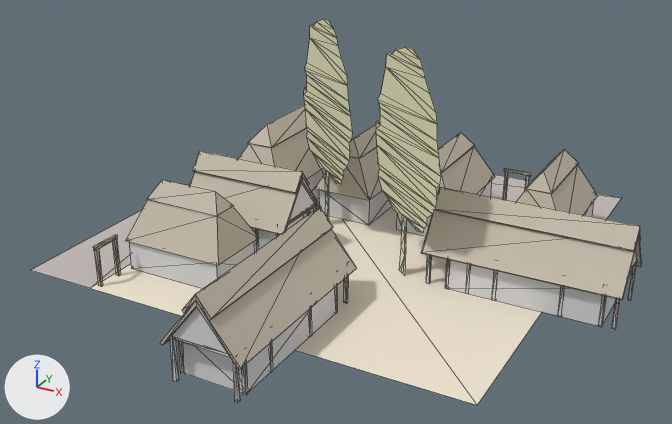
The OBJ model assets/stl_export/rr1r.obj, before and after one commit.
One viewpoint serves both versions: a 50 mm lens placed at (27.3, -51.8, 27.1), pointed at (1.6, -5.0, 3.7). Every picture has the same lights, and +X, +Y and +Z are marked at lower left. The first picture is the older version. Mesh edges are drawn as thin lines. Where no turn or scale is listed for an object, it has been applied to the vertices. Vertices at exactly the same position are counted once.

Names of what the first picture shows: 'rr1r'.
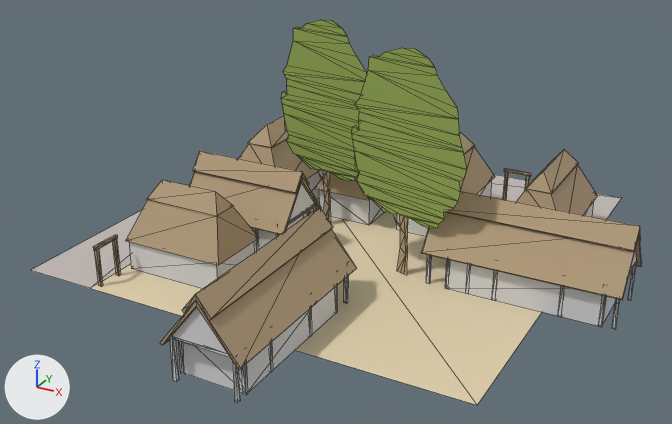
Changed parts and their boxes (x1, y1, x2, y2) in the pictures (672 x 424 px; the box of a moved part takes in the faces that stretch with it):
'rr1r', recoloured, reshaped (pale yellow to beige)
    before: (31, 19, 642, 405)
    after: (31, 20, 642, 405)
part 1 of me_rr1r, moved or reshaped
    before: (304, 19, 441, 275)
    after: (91, 20, 542, 405)
part 2 of me_rr1r, moved or reshaped
    before: (503, 168, 531, 200)
    after: (319, 170, 406, 274)
part 3 of me_rr1r, moved or reshaped
    before: (93, 235, 121, 287)
    after: (394, 172, 530, 275)
part 4 of me_rr1r, moved or reshaped (not visible afterwards)
    before: (91, 198, 542, 405)
part 5 of me_rr1r, recoloured
    before: (305, 70, 346, 169)
    after: (95, 169, 531, 250)
part 6 of me_rr1r, recoloured
    before: (311, 19, 441, 272)
    after: (283, 20, 467, 229)

What changed in the scene script:
```text
Change mat_straw:
    mat_straw.base_color: (0.569, 0.514, 0.42) -> (0.447, 0.333, 0.204)  # light grey #c7bead -> beige #b29c7d
Change mat_cortyard:
    mat_cortyard.base_color: (0.878, 0.792, 0.651) -> (0.757, 0.639, 0.427)  # pale yellow #f1e6d3 -> beige #e2d1af
Add mat_tree:
    mat_tree = principled_material('tree')
    mat_tree.base_color = (0.294, 0.4, 0.0902)  # green #94aa55
    mat_tree.roughness = 1.0
Change me_rr1r:
    where me_rr1r.from_pydata(...)  # 792 vertices, 1175 faces; spans x -15.0..19.4, y -20.7..15.0, z 0.0..14.4
    used by ob_rr1r; location = (0.0, 0.0, 0.0)
    me_rr1r part 1: 134 of 792 vertices moved; they spanned x -5.4..9.3, y -6.8..3.1, z 0.0..14.4 and now span x -9.8..15.0, y -15.0..9.9, z 0.0..14.4; mean shift (-1.5, -1.4, -0.1); largest move (0.8, -2.0, 11.0) -> (15.0, -15.0, 0.0)
    me_rr1r part 2: 24 of 792 vertices moved; they spanned x 7.5..9.5, y 9.7..9.9, z 0.0..2.7 and now span x -2.9..6.0, y -4.1..0.5, z 0.0..3.9; mean shift (-8.7, -10.5, 0.1); largest move (9.5, 9.9, 2.5) -> (-2.6, 0.4, 3.3)
    me_rr1r part 3: 24 of 792 vertices moved; they spanned x -9.8..-9.6, y -14.6..-12.6, z 0.0..2.7 and now span x 5.0..9.4, y -4.1..9.9, z 0.0..3.9; mean shift (16.9, 16.5, 0.3); largest move (-9.8, -14.6, 2.7) -> (9.2, 9.9, 0.0)
    me_rr1r part 4
    me_rr1r.vertices[657].co: (15.0, -15.0, 0.0) -> (9.5, 9.9, 2.5)  # pixel (477, 405) -> pixel (531, 175)
    me_rr1r part 5: 5 faces spanning x -9.8..9.5, y -14.6..9.9, z 0.0..2.7 switch from mat_w (beige #e2e2bc) to mat_straw (beige #b29c7d)
    me_rr1r part 6: 36 faces spanning x -6.2..10.1, y -5.1..1.4, z 3.7..14.4 switch from mat_w (beige #e2e2bc) to mat_tree (green #94aa55)
```
